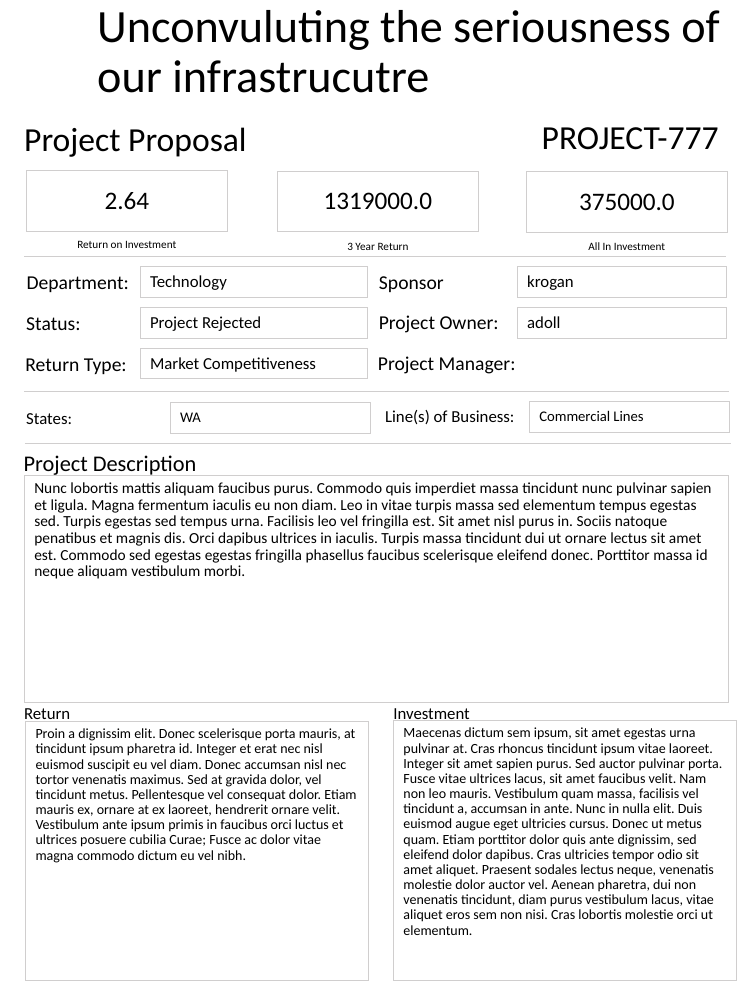
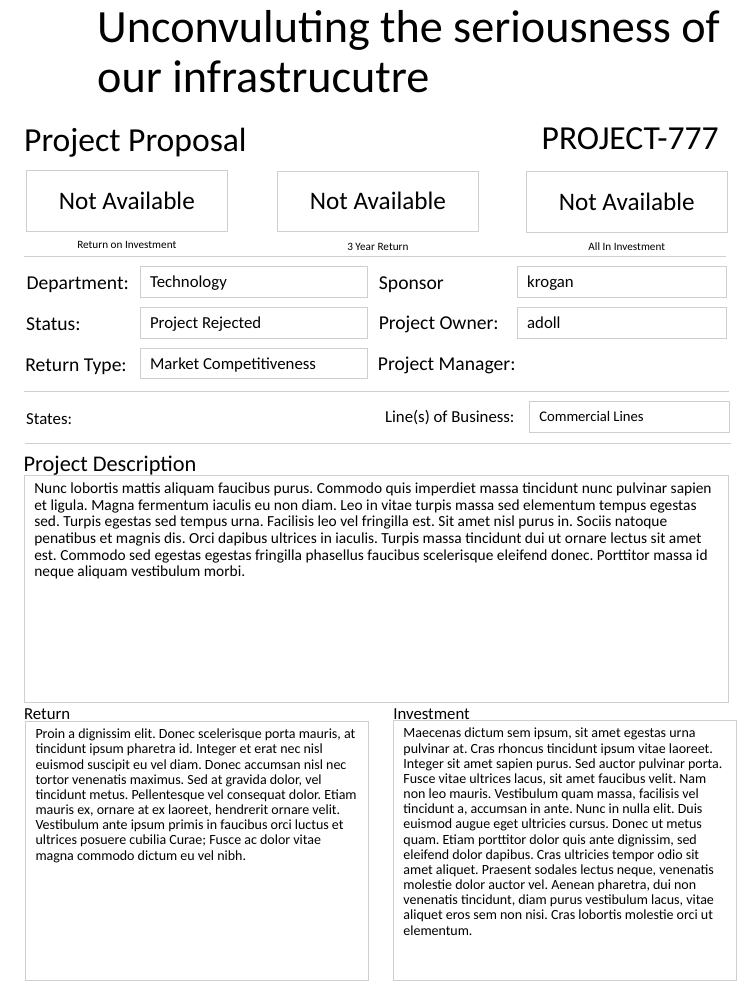
Before and after one commit to spikewood/Project-Report-Generator, a slide deck: slide 17 of ppt_output.pptx. Drawn at 756x1008 pixels with LibreOffice and Linux fonts; fonts in the diff are those of the drawing; background and template pictures are left out. Boxes give left, top, right and bottom in pixels: in the first picture for what was removed or moved away, otherwise in the second. Text is boxed around its words. In the diff, an @@ line names an element or a change of style, - is before the commit and + after.

```diff
--- a/ppt_output.pptx
+++ b/ppt_output.pptx
@@ text at (59,191,194,210): text changed @@
-2.64
+Not Available
@@ text at (310,191,446,209): text changed @@
-1319000.0
+Not Available
@@ text at (559,192,694,211): text changed @@
-375000.0
+Not Available
@@ text removed at (170,402,371,432) @@
-WA
```
Also in this commit, not shown: 13 other slides changed, 2 slides added, 2 slides removed, 1 other file.
